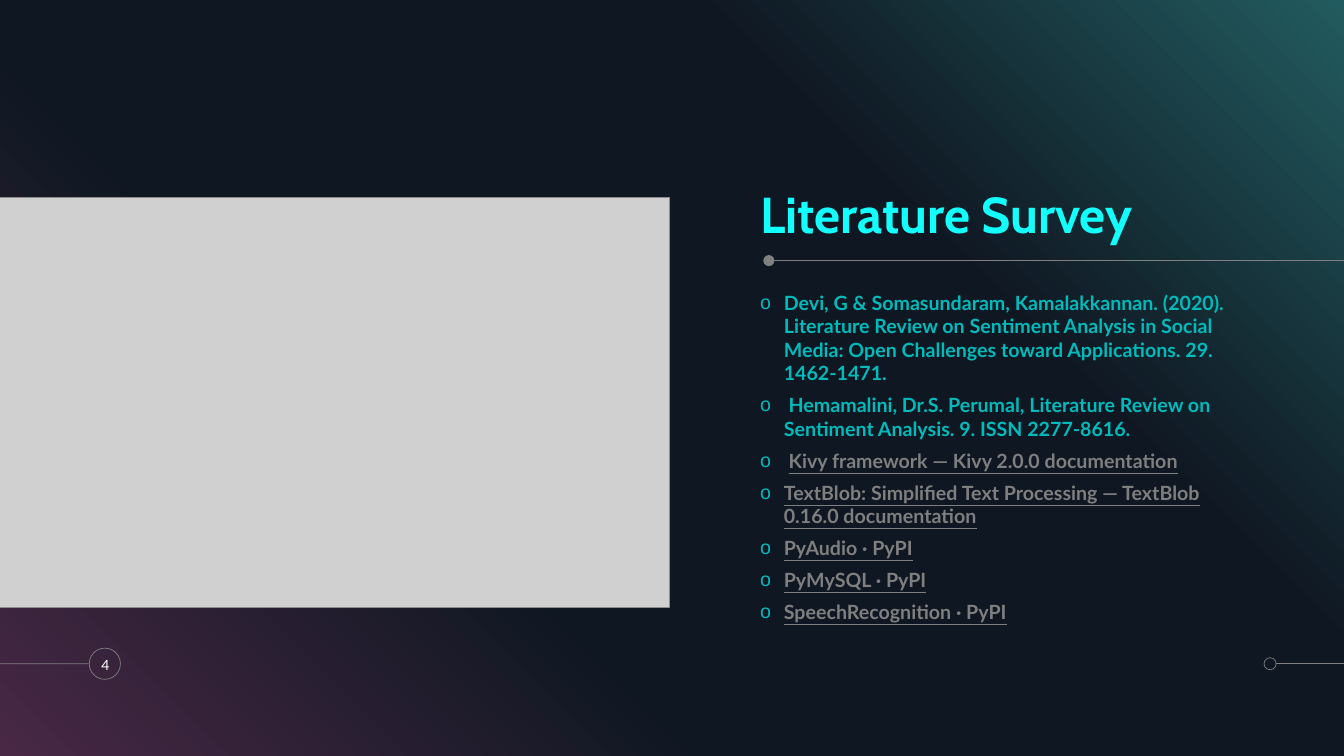
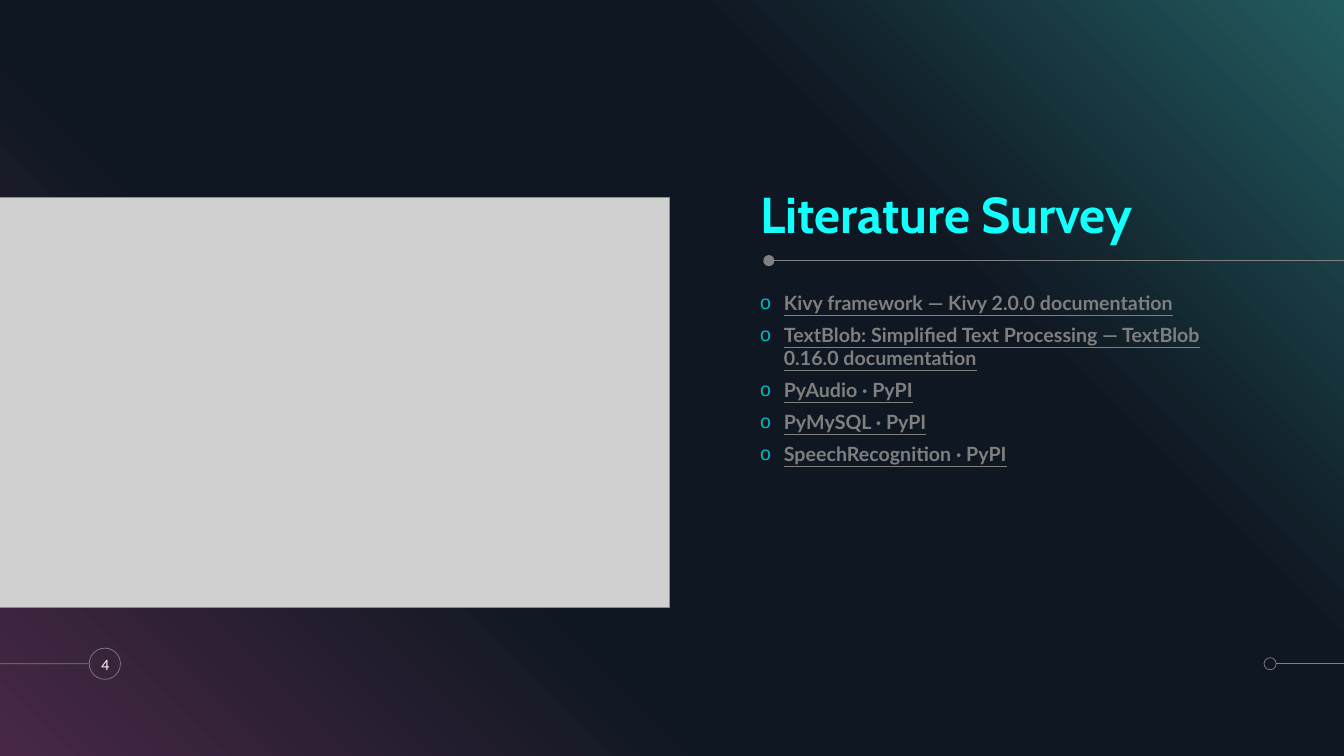
Before and after one commit to krshnknsr21/Sentiment-Analysis, a slide deck: slide 4 of Overview.pptx. Drawn at 1344x756 pixels with LibreOffice and Linux fonts; fonts in the diff are those of the drawing; grey boxes stand for pictures. Boxes give left, top, right and bottom in pixels: in the first picture for what was removed or moved away, otherwise in the second. Text is boxed around its words. In the diff, an @@ line names an element or a change of style, - is before the commit and + after.

Commit message:
updated ppt

```diff
--- a/Overview.pptx
+++ b/Overview.pptx
@@ text at <box>784,295,1224,440</box>: paragraphs removed @@
-o Devi, G & Somasundaram, Kamalakkannan. (2020). Literature Review on Sentiment Analysis in Social Media: Open Challenges toward Applications. 29. 1462-1471.
-o Hemamalini, Dr.S. Perumal, Literature Review on Sentiment Analysis. 9. ISSN 2277-8616.
```
